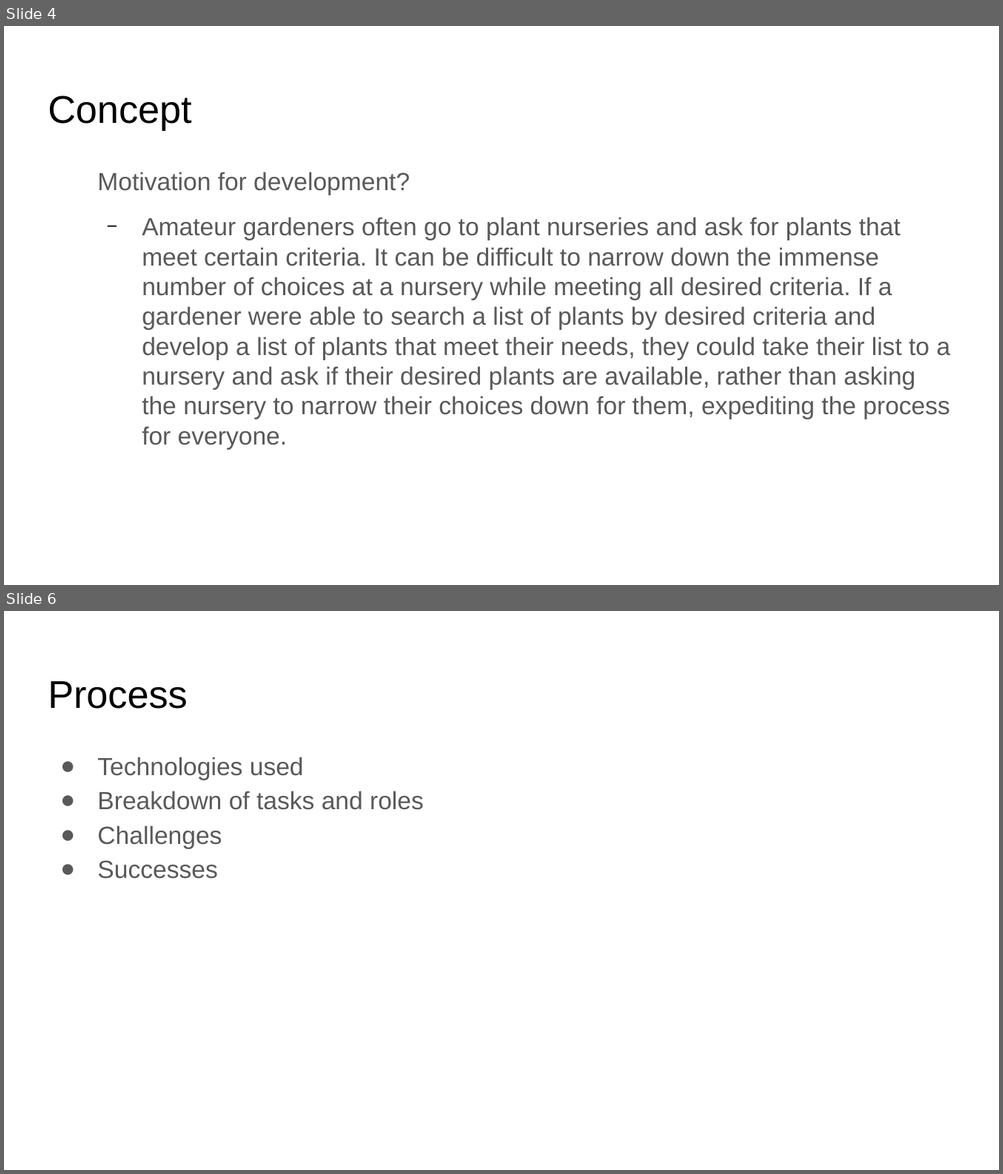
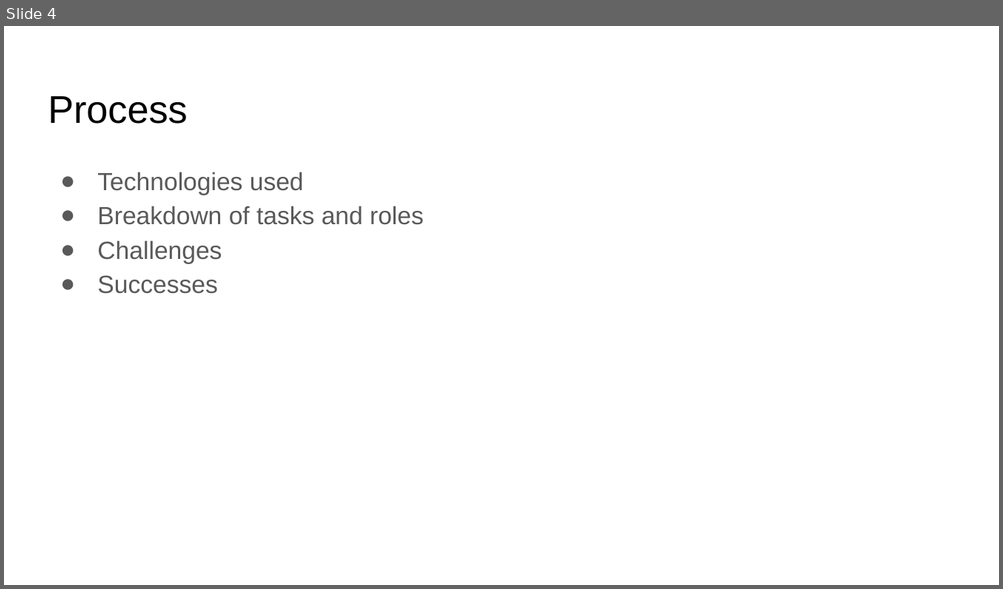
Before and after one commit to JohnSauter/plant_selection_planner, a slide deck: presentation/Plant_Selection_Planner.odp. Shown one above the other, each under a label of ours: slides 4 and 6 before the commit, slide 4 after it; the slides between them are not shown. The pictures are 1003x1174 and 1003x589 pixels, drawn with LibreOffice and Linux fonts; fonts in the diff are those of the drawing. Boxes give left, top, right and bottom in pixels: in the first picture for what was removed or moved away, otherwise in the second. Text is boxed around its words. In the diff, an @@ line names an element or a change of style, - is before the commit and + after.

```diff
--- a/presentation/Plant_Selection_Planner.odp
+++ b/presentation/Plant_Selection_Planner.odp
@@ slide 4 removed at box(4, 26, 999, 585), background #FFFFFF @@
@@ title removed at box(48, 96, 191, 130) @@
-Concept
@@ text removed at box(97, 172, 950, 449) @@
-Motivation for development?
-  − Amateur gardeners often go to plant nurseries and ask for plants that meet certain criteria. It can be difficult to narrow down the immense number of choices at a nursery while meeting all desired criteria. If a gardener were able to search a list of plants by desired criteria and develop a list of plants that meet their needs, they could take their list to a nursery and ask if their desired plants are available, rather than asking the nursery to narrow their choices down for them, expediting the process for everyone.
@@ what was slide 6 is now slide 4 @@
```
Also in this commit, not shown: 1 slide changed, 2 slides added, 3 other slides removed, 1 other file.
